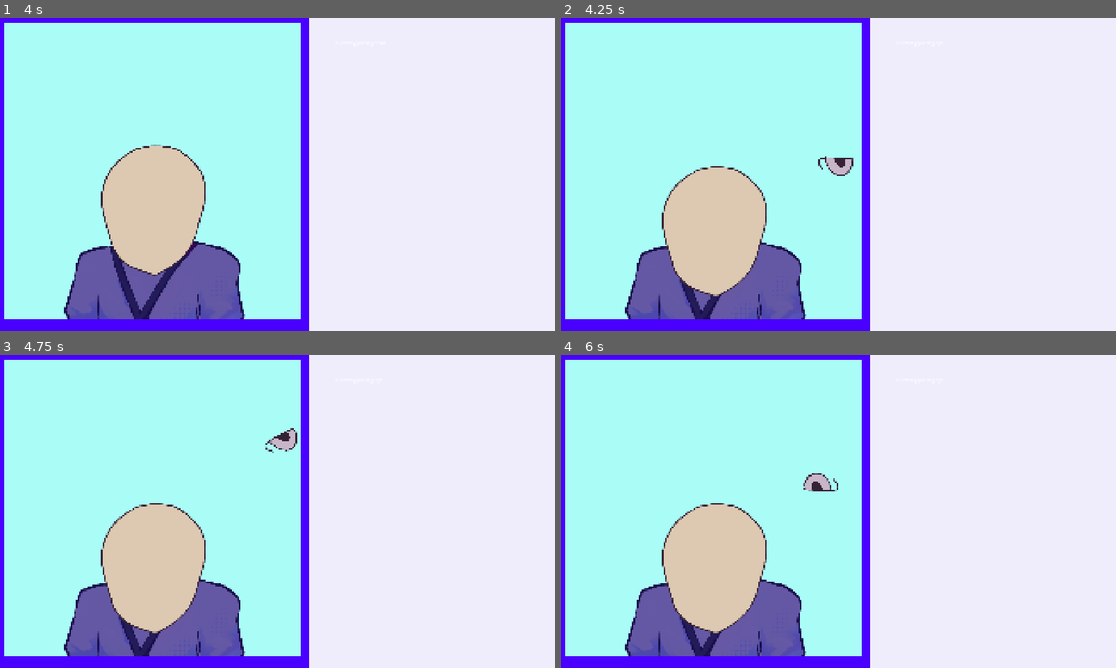
Above: before the commit, frames 1-4 (two rows, left to right).
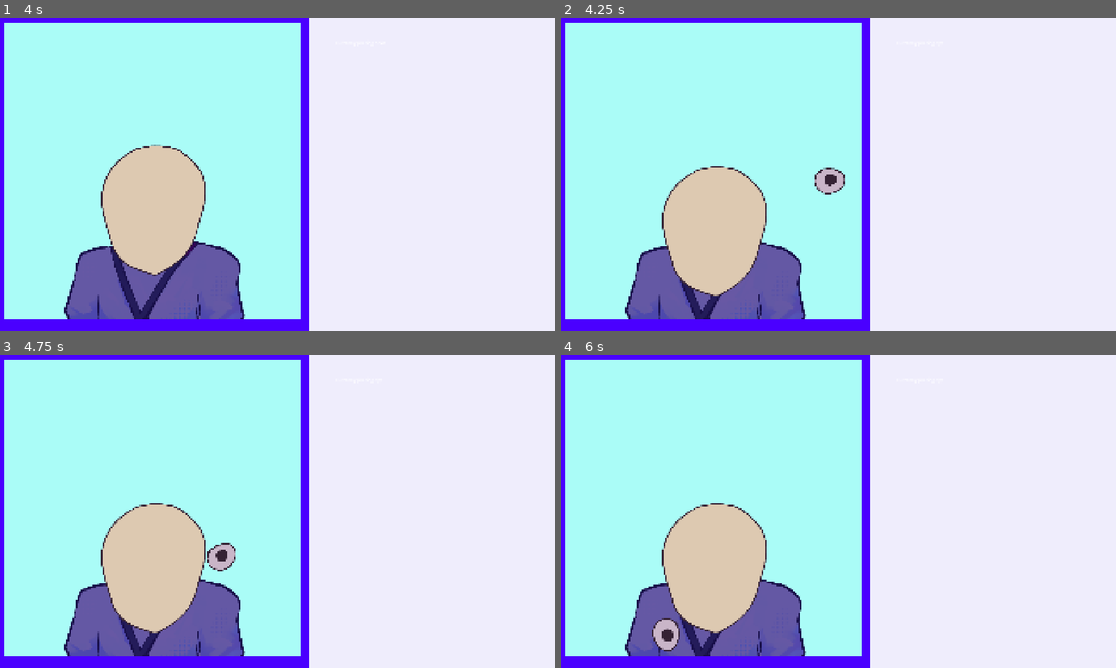
Above: after the commit, the same moments.

Repository: Herbeon/haven-toronto-game
Game: Godot game, scene res://game.tscn
The game is run twice, just before and just after one commit, with the same random seed, the same clock (stepped at 60 frames per second) and the same inputs.
Inputs (mouse positions are in pixels of both pictures, inside the frame that each line leads up to):
- Up to frame 1 (4 s): tap Enter at 0.5 s; move the mouse to (399, 158) at 0.52 s; hold Up 0.53-1.28 s; tap Left (rotate_ccwise) at 0.6, 1.55, 2.1, 3.05 s; click (399, 158) at 0.67 s; tap Right (rotate_clockwise) at 0.8, 1.35, 2.3, 2.85, 3.8 s; move the mouse to (166, 190) at 1.27 s; hold Down 1.28-2.03 s; move the mouse to (333, 105) at 2.02 s; hold Up 2.03-3.53 s; move the mouse to (249, 237) at 2.77 s; click (249, 237) at 2.92 s; move the mouse to (444, 221) at 3.52 s; hold Down from 3.53 s (still down); tap Alt at 3.6 s
- Up to frame 2 (4.25 s): keep holding Down; tap Space (pause) at 4.15 s
- Up to frame 3 (4.75 s): keep holding Down; move the mouse to (111, 464) at 4.27 s; tap Shift at 4.35 s; tap Left (rotate_ccwise) at 4.55 s
- Up to frame 4 (6 s): move the mouse to (866, 511) at 5.02 s; tap Left (rotate_ccwise) at 5.1 s; click (866, 511) at 5.17 s; tap Right (rotate_clockwise) at 5.3, 5.85 s; move the mouse to (755, 433) at 5.77 s; release Down at 5.78 s; hold Up from 5.78 s (still down)

Frame 1 is identical in both runs. In frame 2, 0.6% of the frame differs, in the area x 45-53%, y 44-57%; in frame 3, 0.6%; in frame 4, 0.7%, in the area x 16-50%, y 37-95%.

Commit message:
ears and eyes are separate now pls dont break

Diff:
--- /dev/null
+++ b/havenBounceBack/ear_1.gd
@@ -0,0 +1,73 @@
+extends CharacterBody2D
+
+
+signal done_ear
+
+@export var speed = 420
+@export var visual = ["hungri","human","fox"].pick_random() # list of the different ears
+
+var placing_ear = false
+var can_be_paused_now = false
+
+
+func start():
+	get_node("CollisionShape2D").disabled = true
+	get_node("CollisionShape2Dbig").disabled = true
+	get_node("CollisionShape2Dsmol").disabled = true
+
+	if(visual == "hungri"):
+		get_node("CollisionShape2Dbig").disabled = false
+	if(visual == "human"):
+		print("human")
+		get_node("CollisionShape2Dsmol").disabled = false
+	if(visual == "fox"):
+		print("fox")
+		get_node("CollisionShape2D").disabled = false
+
+
+
+	placing_ear = true
+	position = get_viewport_rect().size / 2
+
+	var direction_x = randf_range(-0.7,0.7)
+	# yay gambling
+
+	var direction_y = randf_range(-0.5,0.5)
+	# yay more gambling
+
+	velocity = Vector2(direction_x,direction_y).normalized() * speed
+	# normalized makes the vector an integer (pythagorean theorem it)
+
+func _ready():
+	velocity = Vector2.ZERO
+	$AnimatedSprite2D.play(visual)
+	# potential for blinking later
+	#$EyeDemo2.material.set_shader_parameter("hihi",0.0)
+#
+	#start()
+
+func _physics_process(delta):
+	if(placing_ear):
+		if(Input.is_action_just_pressed("pause") && can_be_paused_now):
+			velocity = Vector2.ZERO
+			done_ear.emit()
+		if(Input.is_action_just_pressed("rotate_clockwise")):
+			$AnimatedSprite2D.rotate(PI/6)
+		if(Input.is_action_just_pressed("rotate_ccwise")):
+			$AnimatedSprite2D.rotate(-PI/6)
+
+		var collision = move_and_collide(velocity * delta)
+		# move and collide returns a boolean if it hits something
+		if collision:
+			var tween = create_tween()
+			tween.tween_property($AnimatedSprite2D,"scale", Vector2(1.1,1.1), 0.1)
+			tween.tween_property($AnimatedSprite2D,"scale", Vector2(1,1), 0.1)
+			$AnimatedSprite2D.rotate(PI/2)
+			if(visual == "hungri"):
+				$CollisionShape2Dbig.rotate(PI/2)
+			velocity = velocity.bounce(collision.get_normal())
+
+			#print(velocity)
+			if(abs(velocity.x) < 2000 && abs(velocity.y) < 2000):
+				velocity *= 1.1
+		can_be_paused_now = true
--- /dev/null
+++ b/havenBounceBack/ear_1.tscn
@@ -0,0 +1,59 @@
+[gd_scene format=3 uid="uid://crvkgv3gvwurq"]
+
+[ext_resource type="Script" uid="uid://cxbs6xc3pfa80" path="res://ear_1.gd" id="1_kvwlt"]
+[ext_resource type="Texture2D" uid="uid://bc4hoynd7tnmg" path="res://images and character assets/Ear 2L.png" id="2_j27og"]
+[ext_resource type="Texture2D" uid="uid://dytu8a8denh4m" path="res://images and character assets/Ear 3L.PNG" id="4_qm4j1"]
+
+[sub_resource type="CircleShape2D" id="CircleShape2D_ktypu"]
+radius = 74.24284
+
+[sub_resource type="CircleShape2D" id="CircleShape2D_tcrup"]
+radius = 30.265491
+
+[sub_resource type="CapsuleShape2D" id="CapsuleShape2D_tcrup"]
+radius = 115.0
+height = 472.0
+
+[sub_resource type="SpriteFrames" id="SpriteFrames_fc0e3"]
+animations = [{
+"frames": [{
+"duration": 1.0,
+"texture": ExtResource("2_j27og")
+}],
+"loop": 1,
+"name": &"fox",
+"speed": 4.0
+}, {
+"frames": [],
+"loop": 1,
+"name": &"human",
+"speed": 5.0
+}, {
+"frames": [{
+"duration": 1.0,
+"texture": ExtResource("4_qm4j1")
+}],
+"loop": 1,
+"name": &"hungri",
+"speed": 5.0
+}]
+
+[node name="ear1" type="CharacterBody2D" unique_id=2145566204]
+collision_layer = 4
+collision_mask = 4
+script = ExtResource("1_kvwlt")
+
+[node name="CollisionShape2D" type="CollisionShape2D" parent="." unique_id=1753912338]
+shape = SubResource("CircleShape2D_ktypu")
+
+[node name="CollisionShape2Dsmol" type="CollisionShape2D" parent="." unique_id=2117236626]
+shape = SubResource("CircleShape2D_tcrup")
+
+[node name="CollisionShape2Dbig" type="CollisionShape2D" parent="." unique_id=1087312930]
+position = Vector2(-2, -13)
+shape = SubResource("CapsuleShape2D_tcrup")
+
+[node name="AnimatedSprite2D" type="AnimatedSprite2D" parent="." unique_id=1844115045]
+position = Vector2(5, -3)
+sprite_frames = SubResource("SpriteFrames_fc0e3")
+animation = &"hungri"
--- a/havenBounceBack/eye.tscn
+++ b/havenBounceBack/eye.tscn
@@ -2,40 +2,37 @@
 
 [ext_resource type="Script" uid="uid://c6w0cgcql5706" path="res://eye.gd" id="1_05vdx"]
 [ext_resource type="Texture2D" uid="uid://b0f2ml6avpiel" path="res://images and character assets/Eye demo 2.png" id="2_1t7xr"]
-[ext_resource type="Texture2D" uid="uid://bfoeypfraed0f" path="res://images and character assets/corieye2.png" id="2_x8diq"]
-[ext_resource type="Texture2D" uid="uid://8axy31lnmauo" path="res://images and character assets/Eye demo.png" id="3_l1n7h"]
+[ext_resource type="Texture2D" uid="uid://bc4hoynd7tnmg" path="res://images and character assets/Ear 2L.png" id="2_kjel7"]
+[ext_resource type="Texture2D" uid="uid://dytu8a8denh4m" path="res://images and character assets/Ear 3L.PNG" id="4_ppl4k"]
 
 [sub_resource type="CircleShape2D" id="CircleShape2D_ktypu"]
-radius = 47.0
+radius = 74.24284
 
 [sub_resource type="CircleShape2D" id="CircleShape2D_tcrup"]
-radius = 15.033297
+radius = 30.265491
 
 [sub_resource type="SpriteFrames" id="SpriteFrames_fc0e3"]
 animations = [{
 "frames": [{
 "duration": 1.0,
-"texture": ExtResource("2_x8diq")
+"texture": ExtResource("2_kjel7")
 }],
 "loop": 1,
-"name": &"cori",
+"name": &"fox",
+"speed": 4.0
+}, {
+"frames": [],
+"loop": 1,
+"name": &"human",
 "speed": 5.0
 }, {
 "frames": [{
 "duration": 1.0,
-"texture": ExtResource("3_l1n7h")
+"texture": ExtResource("4_ppl4k")
 }],
 "loop": 1,
-"name": &"frown",
+"name": &"hungri",
 "speed": 5.0
-}, {
-"frames": [{
-"duration": 1.0,
-"texture": ExtResource("2_1t7xr")
-}],
-"loop": 1,
-"name": &"normal",
-"speed": 4.0
 }]
 
 [node name="eye" type="CharacterBody2D" unique_id=2145566204]
@@ -50,7 +47,7 @@
 [node name="AnimatedSprite2D" type="AnimatedSprite2D" parent="." unique_id=1844115045]
 position = Vector2(-13, 7)
 sprite_frames = SubResource("SpriteFrames_fc0e3")
-animation = &"frown"
+animation = &"human"
 
 [node name="EyeDemo2" type="Sprite2D" parent="." unique_id=1491491838]
 visible = false
--- /dev/null
+++ b/havenBounceBack/eye_1.gd
@@ -0,0 +1,58 @@
+extends CharacterBody2D
+
+
+signal done_eye
+
+@export var speed = 420
+@export var visual = ["normal","frown","cori","default"].pick_random() # list of the different eyes
+
+var placing_eye = false
+var can_be_paused_now = false
+
+func start():
+	print("eye started")
+	placing_eye = true
+	position = get_viewport_rect().size / 2
+
+	var direction_x = randf_range(-0.7,0.7)
+	# yay gambling
+
+	var direction_y = randf_range(-0.5,0.5)
+	# yay more gambling
+
+	velocity = Vector2(direction_x,direction_y).normalized() * speed
+	# normalized makes the vector an integer (pythagorean theorem it)
+
+func _ready():
+	velocity = Vector2.ZERO
+	$AnimatedSprite2D.play(visual)
+	# potential for blinking later
+	#$EyeDemo2.material.set_shader_parameter("hihi",0.0)
+#
+	#start()
+
+func _physics_process(delta):
+	if(placing_eye):
+		if(Input.is_action_just_pressed("pause") && can_be_paused_now):
+			velocity = Vector2.ZERO
+			done_eye.emit()
+		if(Input.is_action_just_pressed("rotate_clockwise")):
+			print ("rotate clockwise")
+			$AnimatedSprite2D.rotate(PI/6)
+		if(Input.is_action_just_pressed("rotate_ccwise")):
+			$AnimatedSprite2D.rotate(-PI/6)
+
+		var collision = move_and_collide(velocity * delta)
+		# move and collide returns a boolean if it hits something
+		if collision:
+			#$EyeDemo2.rotate(PI / 2)
+			var tween = create_tween()
+			tween.tween_property($AnimatedSprite2D,"scale", Vector2(1.1,1.1), 0.1)
+			tween.tween_property($AnimatedSprite2D,"scale", Vector2(1,1), 0.1)
+			$AnimatedSprite2D.rotate(PI/2)
+			velocity = velocity.bounce(collision.get_normal())
+
+			#print(velocity)
+			if(abs(velocity.x) < 2000 && abs(velocity.y) < 2000):
+				velocity *= 1.1
+		can_be_paused_now = true
--- /dev/null
+++ b/havenBounceBack/eye_1.tscn
@@ -0,0 +1,57 @@
+[gd_scene format=3 uid="uid://ccxtt8gld1bal"]
+
+[ext_resource type="Script" uid="uid://bq50pp73rmymu" path="res://eye_1.gd" id="1_ln44f"]
+[ext_resource type="Texture2D" uid="uid://jmn8jrk8anq8" path="res://images and character assets/corieye1.png" id="2_m6jhr"]
+[ext_resource type="Texture2D" uid="uid://ck7xxkne83rjn" path="res://images and character assets/Eye 1L.PNG" id="3_fmipp"]
+[ext_resource type="Texture2D" uid="uid://8axy31lnmauo" path="res://images and character assets/Eye demo.png" id="3_m6jhr"]
+[ext_resource type="Texture2D" uid="uid://b0f2ml6avpiel" path="res://images and character assets/Eye demo 2.png" id="4_fmipp"]
+
+[sub_resource type="CircleShape2D" id="CircleShape2D_ln44f"]
+radius = 41.4367
+
+[sub_resource type="SpriteFrames" id="SpriteFrames_tcrup"]
+animations = [{
+"frames": [{
+"duration": 1.0,
+"texture": ExtResource("2_m6jhr")
+}],
+"loop": 1,
+"name": &"cori",
+"speed": 5.0
+}, {
+"frames": [{
+"duration": 1.0,
+"texture": ExtResource("3_fmipp")
+}],
+"loop": 1,
+"name": &"default",
+"speed": 5.0
+}, {
+"frames": [{
+"duration": 1.0,
+"texture": ExtResource("3_m6jhr")
+}],
+"loop": 1,
+"name": &"frown",
+"speed": 5.0
+}, {
+"frames": [{
+"duration": 1.0,
+"texture": ExtResource("4_fmipp")
+}],
+"loop": 1,
+"name": &"normal",
+"speed": 5.0
+}]
+
+[node name="eye1" type="CharacterBody2D" unique_id=244120957]
+collision_layer = 2
+collision_mask = 2
+script = ExtResource("1_ln44f")
+
+[node name="CollisionShape2D" type="CollisionShape2D" parent="." unique_id=743004663]
+shape = SubResource("CircleShape2D_ln44f")
+
+[node name="AnimatedSprite2D" type="AnimatedSprite2D" parent="." unique_id=45060400]
+position = Vector2(-2, 1)
+sprite_frames = SubResource("SpriteFrames_tcrup")
--- a/havenBounceBack/game.gd
+++ b/havenBounceBack/game.gd
@@ -14,7 +14,8 @@
 @onready var torso = $torso
 
 @onready var head = $head
-@onready var eye1 = $eye
+@onready var eye1 = $eye1
+@onready var ear1 = $ear1
 
 @onready var label = $Control/Label
 
@@ -22,7 +23,7 @@
 func _ready() -> void:
 	eye1.done_eye.connect(eye_is_done)
 	head.done_head.connect(head_is_done)
-
+	ear1.done_ear.connect(ear_is_done)
 	new_game()
 
 
@@ -36,9 +37,13 @@
 func head_is_done():
 	label.text = "Currently placing eye"
 	eye1.start()
-	print("start 1 eye")
+	#print("start 1 eye")
 
 func eye_is_done():
-	# call next thing
-	print("hihi")
-	pass
+	label.text = "Currently placing ear"
+	ear1.start()
+
+
+func ear_is_done():
+
+	print("helo ear done")
--- a/havenBounceBack/game.tscn
+++ b/havenBounceBack/game.tscn
@@ -2,10 +2,11 @@
 
 [ext_resource type="Texture2D" uid="uid://d4b8sey340oqa" path="res://backgrounds/porple thing.png" id="1_e2o6t"]
 [ext_resource type="Script" uid="uid://hijeq1pt7gji" path="res://game.gd" id="1_fc0e3"]
-[ext_resource type="PackedScene" uid="uid://xjdeec8kqs80" path="res://eye.tscn" id="3_feb5d"]
 [ext_resource type="Texture2D" uid="uid://brd1dgywy1nsp" path="res://backgrounds/cyan bg.png" id="3_ryrav"]
 [ext_resource type="PackedScene" uid="uid://djicpc76ou862" path="res://head.tscn" id="4_7jktm"]
 [ext_resource type="PackedScene" uid="uid://dpfcb61p4xb8e" path="res://torso.tscn" id="4_ryrav"]
+[ext_resource type="PackedScene" uid="uid://crvkgv3gvwurq" path="res://ear_1.tscn" id="7_eow3j"]
+[ext_resource type="PackedScene" uid="uid://ccxtt8gld1bal" path="res://eye_1.tscn" id="7_j5wjh"]
 
 [sub_resource type="TileSetAtlasSource" id="TileSetAtlasSource_fc0e3"]
 texture = ExtResource("1_e2o6t")
@@ -19,8 +20,8 @@
 1:1/0/physics_layer_0/polygon_0/points = PackedVector2Array(-8, -8, 8, -8, 8, 8, -8, 8)
 
 [sub_resource type="TileSet" id="TileSet_tcrup"]
-physics_layer_0/collision_layer = 3
-physics_layer_0/collision_mask = 3
+physics_layer_0/collision_layer = 7
+physics_layer_0/collision_mask = 7
 sources/0 = SubResource("TileSetAtlasSource_fc0e3")
 
 [node name="game" type="Node2D" unique_id=1374351353]
@@ -59,14 +60,16 @@
 position = Vector2(528, 528)
 
 [node name="head" parent="." unique_id=1583071804 instance=ExtResource("4_7jktm")]
-z_index = 5
+z_index = 3
 position = Vector2(-287, 198)
 
-[node name="eye" parent="." unique_id=2145566204 instance=ExtResource("3_feb5d")]
+[node name="ear1" parent="." unique_id=747447287 instance=ExtResource("7_eow3j")]
+z_index = 4
+position = Vector2(-530, 815)
+
+[node name="eye1" parent="." unique_id=244120957 instance=ExtResource("7_j5wjh")]
 z_index = 10
-position = Vector2(-229, 495)
-collision_layer = 2
-collision_mask = 2
+position = Vector2(-236, 692)
 
 [node name="ColorRect" type="ColorRect" parent="." unique_id=1890427670]
 z_index = -10
Not shown, added: havenBounceBack/ear_1.gd.uid
Not shown, added: havenBounceBack/eye_1.gd.uid
Not shown, added: havenBounceBack/images and character assets/Brow 1L.PNG.import
Not shown, added: havenBounceBack/images and character assets/Brow 1R.PNG.import
Not shown, added: havenBounceBack/images and character assets/Brow 2L.PNG.import
Not shown, added: havenBounceBack/images and character assets/Brow 2R.PNG.import
Not shown, added: havenBounceBack/images and character assets/Brow 3L.PNG.import
Not shown, added: havenBounceBack/images and character assets/Brow 3R.PNG.import
Binary file changed: havenBounceBack/images and character assets/Ear 1L.PNG
Not shown, added: havenBounceBack/images and character assets/Ear 1L.PNG.import
Not shown, added: havenBounceBack/images and character assets/Ear 1R.PNG.import
Binary file removed: havenBounceBack/images and character assets/Ear 2L.PNG
(and 23 more such lines)
